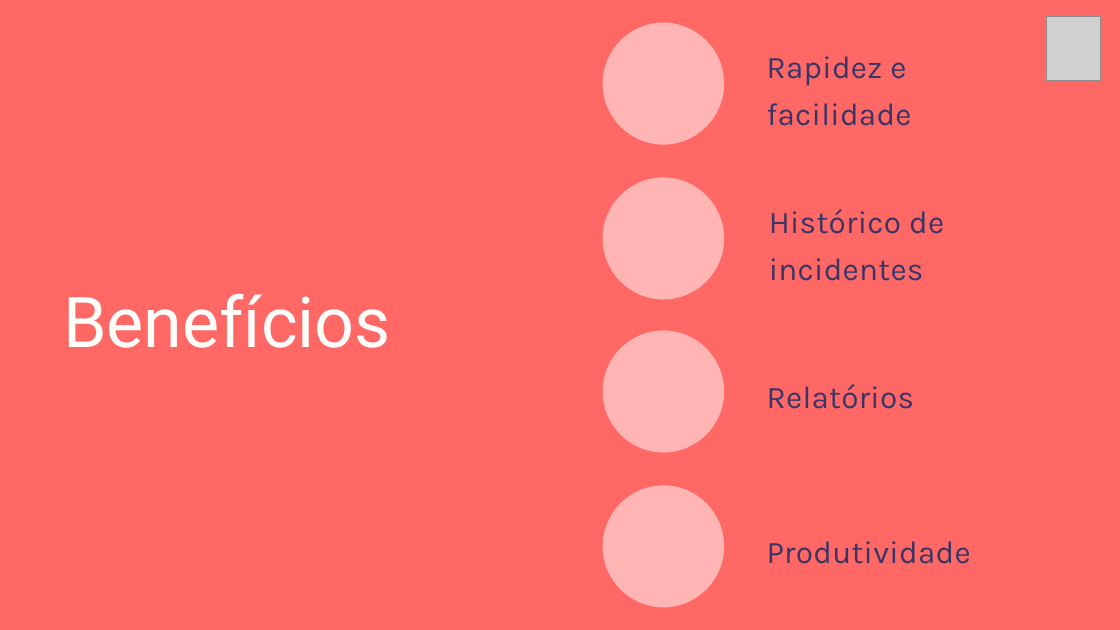
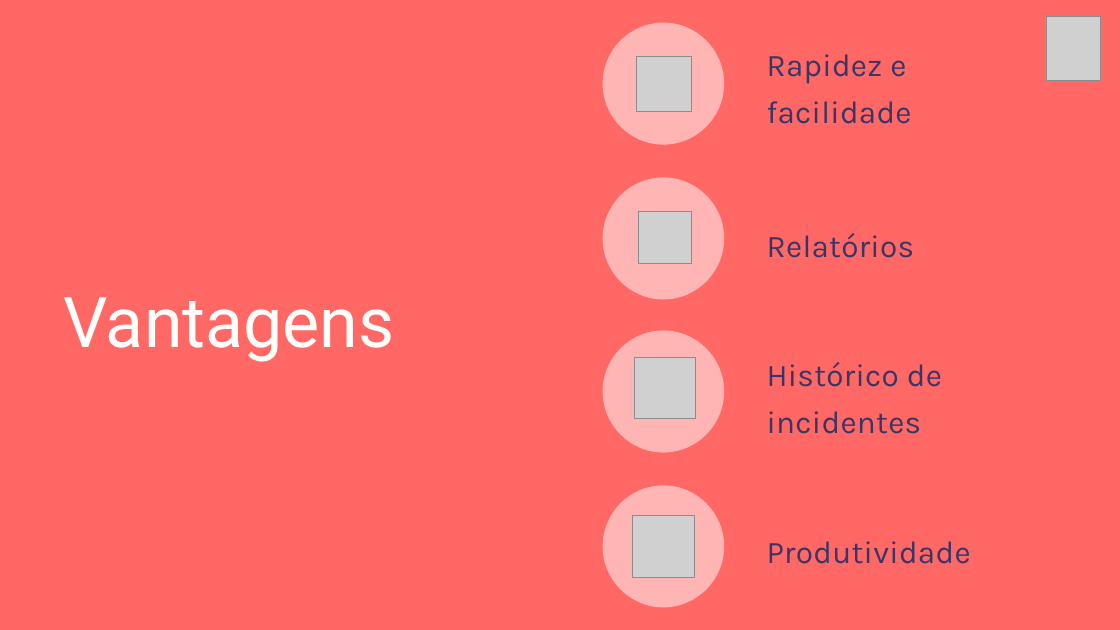
Before and after one commit to christian-raphael/Pyxis, a slide deck: slide 7 of Documentação/Pyxis.pptx. Drawn at 1120x630 pixels with LibreOffice and Linux fonts; fonts in the diff are those of the drawing; grey boxes stand for pictures; background and template pictures are left out. Boxes give left, top, right and bottom in pixels: in the first picture for what was removed or moved away, otherwise in the second. Text is boxed around its words. In the diff, an @@ line names an element or a change of style, - is before the commit and + after.

```diff
--- a/Documentação/Pyxis.pptx
+++ b/Documentação/Pyxis.pptx
@@ picture added at <box>636,56,690,111</box> @@
@@ picture added at <box>639,212,691,264</box> @@
@@ text "Relatórios": place and size @@
-text "Relatórios" at <box>767,384,915,409</box>
+text "Relatórios" at <box>767,233,915,258</box>
@@ text at <box>63,297,395,362</box>: text changed @@
-Benefícios
+Vantagens
@@ picture added at <box>634,357,696,418</box> @@
@@ text "Histórico de incidentes": place and size @@
-text "Histórico de incidentes" at <box>769,209,944,281</box>
+text "Histórico de incidentes" at <box>767,362,942,434</box>
@@ picture added at <box>632,516,694,577</box> @@
```
Also in this commit, not shown: 2 other slides changed, 2 slides added, 2 slides removed.
